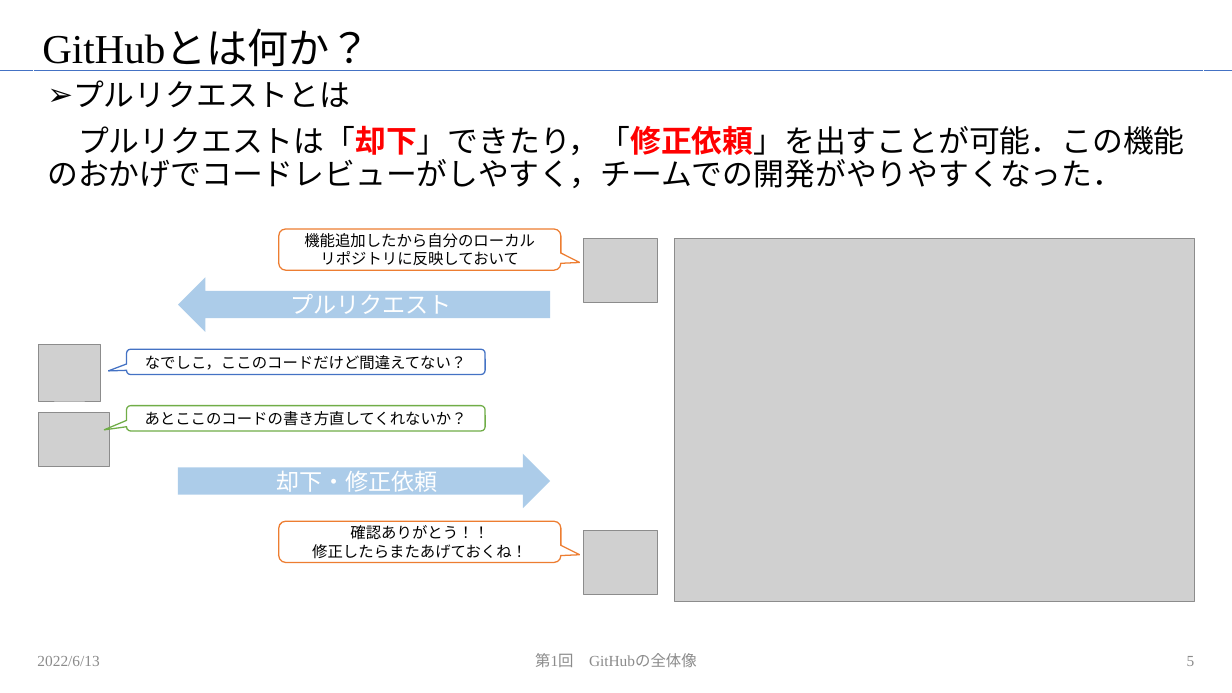
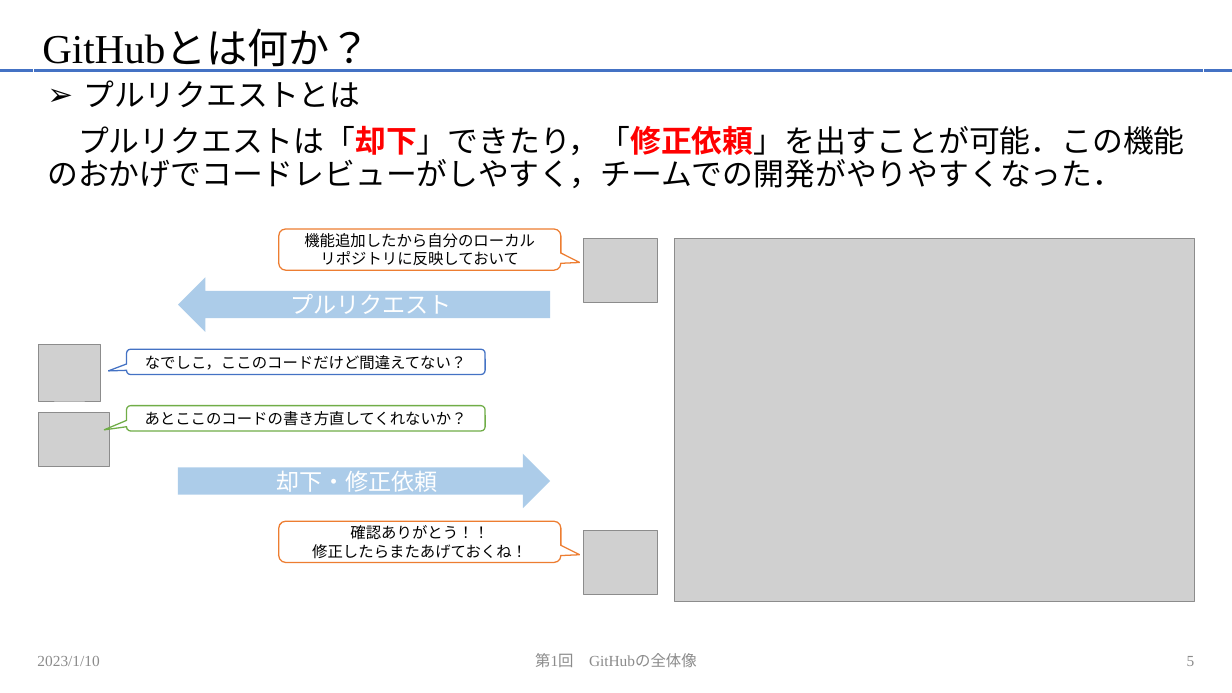
Before and after one commit to NishimuraTsubasa/Study-FT, a slide deck: slide 5 of 2022年度/GitHub勉強会/第1回勉強会.pptx. Drawn at 1232x693 pixels with LibreOffice and Linux fonts; fonts in the diff are those of the drawing; grey boxes stand for pictures. Boxes give left, top, right and bottom in pixels: in the first picture for what was removed or moved away, otherwise in the second. Text is boxed around its words. In the diff, an @@ line names an element or a change of style, - is before the commit and + after.

```diff
--- a/2022年度/GitHub勉強会/第1回勉強会.pptx
+++ b/2022年度/GitHub勉強会/第1回勉強会.pptx
@@ text at (83,80,360,108): indent changed @@
@@ text at (37,656,99,666): text changed @@
-2022/6/13
+2023/1/10
```
Also in this commit, not shown: 11 other slides changed, 4 other files.
